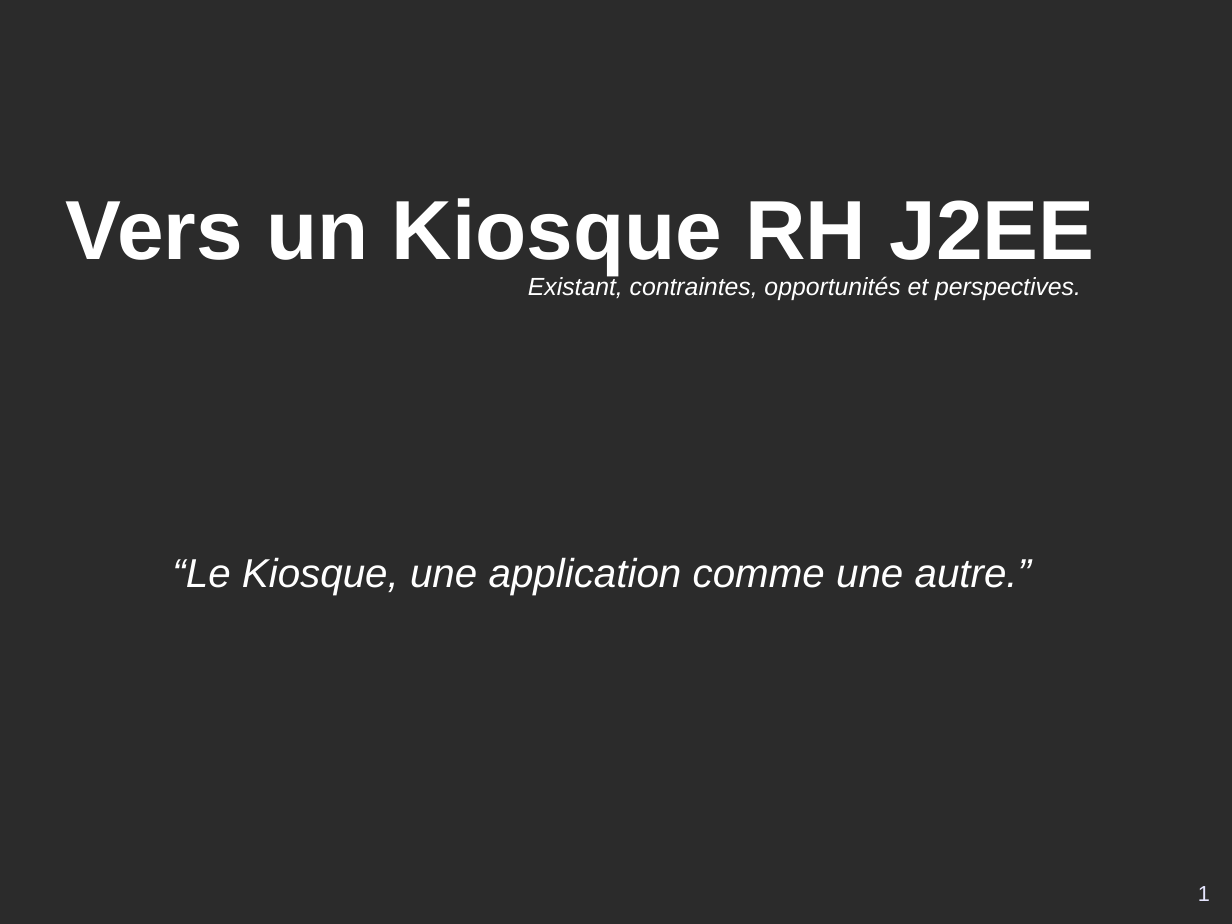
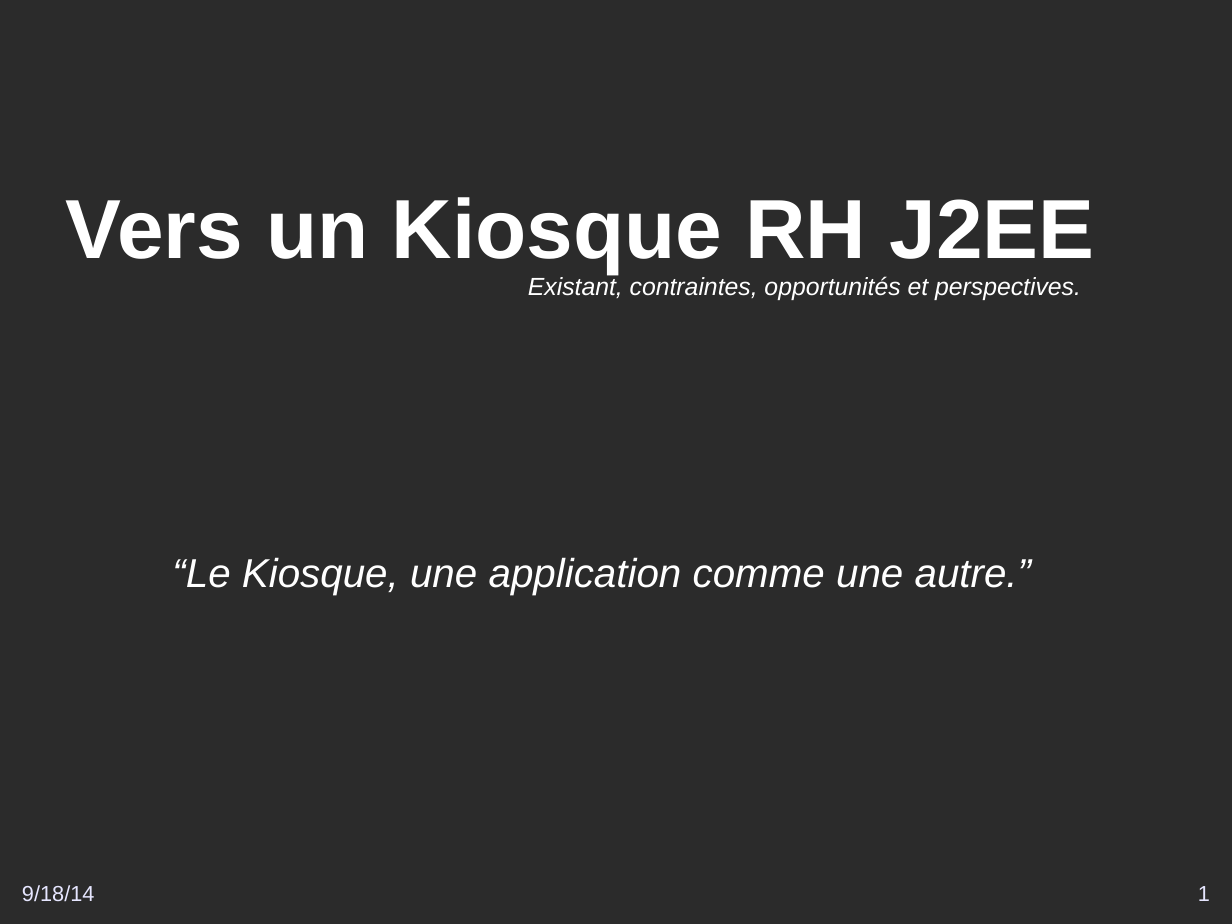
Before and after one commit to DSI-Ville-Noumea/sirh-kiosque-j2ee-old, a slide deck: slide 1 of src/site/resources/Vers_un_Kiosque_RH_J2EE.odp. Drawn at 1232x924 pixels with LibreOffice and Linux fonts; fonts in the diff are those of the drawing; background and template pictures are left out; a plain dark background stands for a picture behind light text. Boxes give left, top, right and bottom in pixels: in the first picture for what was removed or moved away, otherwise in the second. Text is boxed around its words. In the diff, an @@ line names an element or a change of style, - is before the commit and + after.

```diff
--- a/src/site/resources/Vers_un_Kiosque_RH_J2EE.odp
+++ b/src/site/resources/Vers_un_Kiosque_RH_J2EE.odp
@@ text added at [22,885,95,902], 14 pt, text #E6E6FF @@
+9/18/14
```
Also in this commit, not shown: 22 other slides changed, 20 slides added, 20 slides removed.
